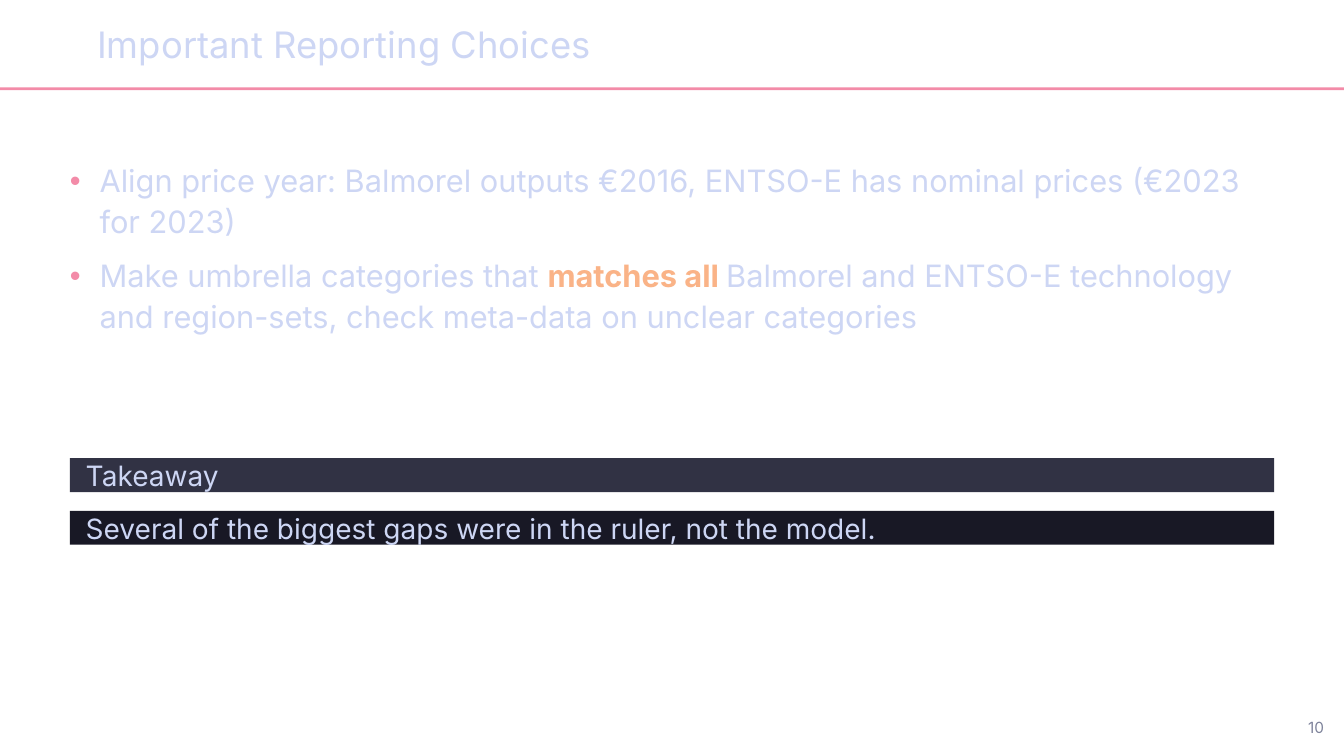
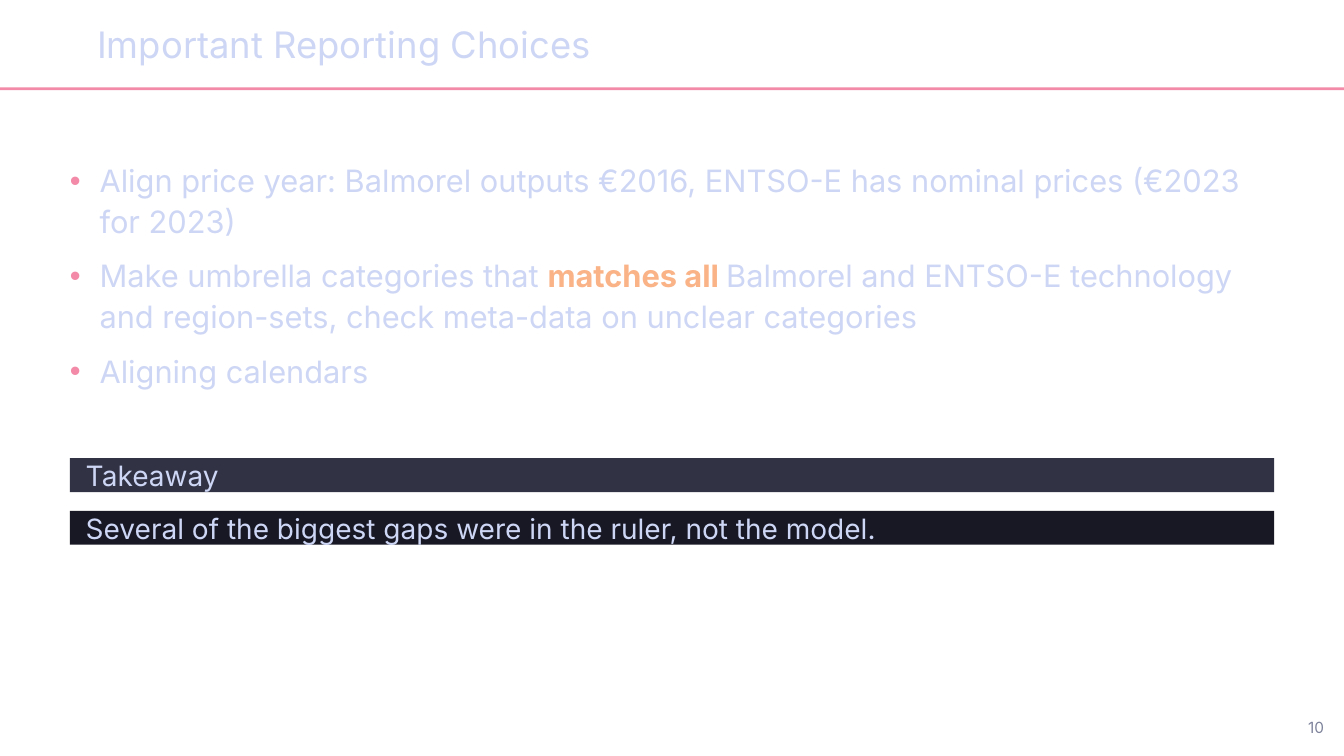
Before and after one commit to Mathias157/Balmorel, a slide deck: slide 10 of docs/report/Backcasting.odp. Drawn at 1344x756 pixels with LibreOffice and Linux fonts; fonts in the diff are those of the drawing; background and template pictures are left out. Boxes give left, top, right and bottom in pixels: in the first picture for what was removed or moved away, otherwise in the second. Text is boxed around its words. In the diff, an @@ line names an element or a change of style, - is before the commit and + after.

```diff
--- a/docs/report/Backcasting.odp
+++ b/docs/report/Backcasting.odp
@@ text at [100, 360, 368, 389]: paragraph added @@
+• Aligning calendars
```
Also in this commit, not shown: 1 other slide changed.
